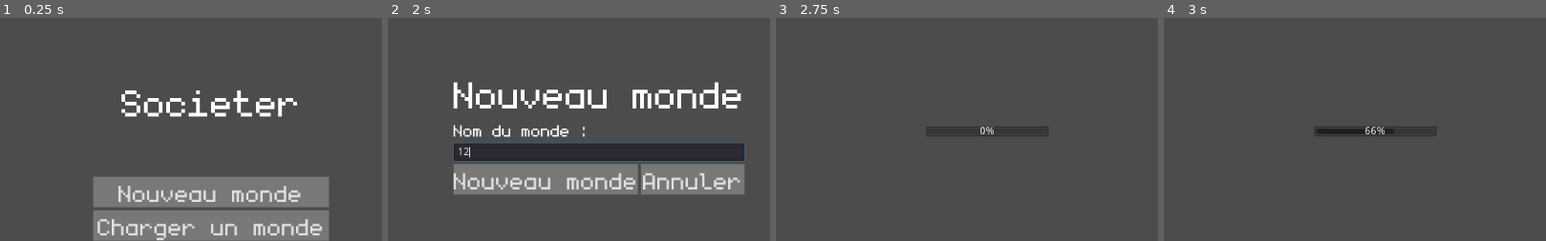
Above: before the commit, frames 1-4 (left to right).
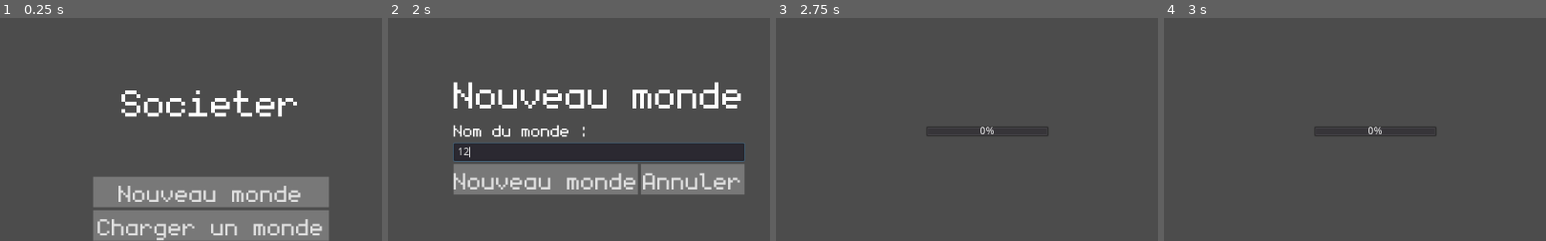
Above: after the commit, the same moments.

Repository: eriwyn/societer
Game: Godot game, scene res://menu/MainMenu.tscn
Two runs of this game, one before a commit and one after it. Both use one fixed random seed, a clock stepped at 60 frames per second and the inputs below.
Inputs (mouse positions are % of the whole screen's width and height, from its top left):
- Up to frame 1 (0.25 s): no input
- Up to frame 2 (2 s): click "Nouveau monde" at 0.5 s; click (50, 55) at 1.27 s; type "12" at 1.35 s
- Up to frame 3 (2.75 s): click "Nouveau monde" at 2 s
- Up to frame 4 (3 s): tap Enter at 2.75 s; move the mouse to (72, 45) at 2.77 s; press the mouse at (72, 45) at 2.78 s
The pictures show only the part of the screen within x 22-72%, y 25-75%; the shares and areas given below are measured in that part.

Frames 1-3 are identical in both runs. In frame 4, 0.3% of the frame differs, in the area x 40-60%, y 48-53%.
Error before the commit: Invalid call. Nonexistent function 'points_around' in base 'Nil'. (res://utils/terrain/Terrain.gd:643)

Commit message:
génération des chunks

Diff:
--- a/utils/terrain/Terrain.gd
+++ b/utils/terrain/Terrain.gd
@@ -853,5 +853,6 @@
 func get_chunk(vect):
 	var centers = []
 	for idx in _data["find_point"][int(vect[0] / 64.0) * 32 + int(vect[1] / 64.0)]:
+		# print(idx)
 		centers.append(get_center(idx))
 	return centers
--- a/utils/world_generation/WorldGeneration.gd
+++ b/utils/world_generation/WorldGeneration.gd
@@ -4,7 +4,7 @@
 
 export(int) var width = 2048
 export(int) var height = 2048
-export(int) var spacing = 40
+export(int) var spacing = 5
 export(int, 1, 9) var octaves = 5
 export(int, 1, 30) var wavelength = 8
 export(int) var border_width = 200
@@ -289,41 +289,46 @@
 
 	st.begin(Mesh.PRIMITIVE_TRIANGLES)
 	var factor = Vector3(1, 120, 1)
-	for center in Global.terrain.get_centers():
-		if not center.get_data("water"):
-			var material_id = materials[center.get_data("material")]
-			var top_uv = Vector2(0, float(material_id) / (materials.size()-1))
-			var border_uv = Vector2(1, float(material_id) / (materials.size()-1))
-
-			for edge in center.borders():
-				if edge.end_center().get_elevation() < edge.start_center().get_elevation():
-					var top = edge.start_center().get_elevation()
-					# if edge.start_center().get_data("ocean"):
-						# top = -1.0
-					var bottom = edge.end_center().get_elevation()
-					if edge.end_center().get_data("ocean"):
-						bottom = 0.0
-					st.add_uv(border_uv)
-					st.add_vertex(Vector3(edge.start_corner().point3d().x, bottom, edge.start_corner().point3d().z) * factor)
-					st.add_vertex(Vector3(edge.end_corner().point3d().x, top, edge.end_corner().point3d().z) * factor)
-					st.add_vertex(Vector3(edge.start_corner().point3d().x, top, edge.start_corner().point3d().z) * factor)
-
-					st.add_vertex(Vector3(edge.start_corner().point3d().x, bottom, edge.start_corner().point3d().z) * factor)
-					st.add_vertex(Vector3(edge.end_corner().point3d().x, bottom, edge.end_corner().point3d().z) * factor)
-					st.add_vertex(Vector3(edge.end_corner().point3d().x, top, edge.end_corner().point3d().z) * factor)
-
-			for corner_count in center.corners().size():
-				var current_corner = center.corners()[corner_count]
-				var next_corner
-				if corner_count < center.corners().size() - 1:
-					next_corner = center.corners()[corner_count+1]
-				else:
-					next_corner = center.corners()[0]
-
-				st.add_uv(Vector2(top_uv))
-				st.add_vertex(Vector3(current_corner.point2d().x, center.get_elevation(), current_corner.point2d().y) * factor)
-				st.add_vertex(Vector3(next_corner.point2d().x, center.get_elevation(), next_corner.point2d().y) * factor)
-				st.add_vertex(Vector3(center.point2d().x, center.get_elevation(), center.point2d().y) * factor)
+	# for center in Global.terrain.get_centers():
+	for i in range(1, 2048):
+		for j in range(1, 2048):
+			for center in Global.terrain.get_chunk(Vector2(i, j)):
+				# print(center.get_data("water"))
+				if not center.get_data("water"):
+					# print(center.get_data("material"))
+					var material_id = materials[center.get_data("material")]
+					var top_uv = Vector2(0, float(material_id) / (materials.size()-1))
+					var border_uv = Vector2(1, float(material_id) / (materials.size()-1))
+
+					for edge in center.borders():
+						if edge.end_center().get_elevation() < edge.start_center().get_elevation():
+							var top = edge.start_center().get_elevation()
+							# if edge.start_center().get_data("ocean"):
+								# top = -1.0
+							var bottom = edge.end_center().get_elevation()
+							if edge.end_center().get_data("ocean"):
+								bottom = 0.0
+							st.add_uv(border_uv)
+							st.add_vertex(Vector3(edge.start_corner().point3d().x, bottom, edge.start_corner().point3d().z) * factor)
+							st.add_vertex(Vector3(edge.end_corner().point3d().x, top, edge.end_corner().point3d().z) * factor)
+							st.add_vertex(Vector3(edge.start_corner().point3d().x, top, edge.start_corner().point3d().z) * factor)
+
+							st.add_vertex(Vector3(edge.start_corner().point3d().x, bottom, edge.start_corner().point3d().z) * factor)
+							st.add_vertex(Vector3(edge.end_corner().point3d().x, bottom, edge.end_corner().point3d().z) * factor)
+							st.add_vertex(Vector3(edge.end_corner().point3d().x, top, edge.end_corner().point3d().z) * factor)
+
+					for corner_count in center.corners().size():
+						var current_corner = center.corners()[corner_count]
+						var next_corner
+						if corner_count < center.corners().size() - 1:
+							next_corner = center.corners()[corner_count+1]
+						else:
+							next_corner = center.corners()[0]
+
+						st.add_uv(Vector2(top_uv))
+						st.add_vertex(Vector3(current_corner.point2d().x, center.get_elevation(), current_corner.point2d().y) * factor)
+						st.add_vertex(Vector3(next_corner.point2d().x, center.get_elevation(), next_corner.point2d().y) * factor)
+						st.add_vertex(Vector3(center.point2d().x, center.get_elevation(), center.point2d().y) * factor)
 		Global.loading.increment_step()
 
 	st.generate_normals()
--- a/world/World3d.gd
+++ b/world/World3d.gd
@@ -1,8 +1,8 @@
 extends Spatial
 
 var rng = RandomNumberGenerator.new()
-var chunk_size = 16
-var chunk_amount = 16
+var chunk_size = 32
+var chunk_amount = 4
 var chunks = {}
 var unready_chunks = {}
 var thread
@@ -47,9 +47,12 @@
 	var x = array[1]
 	var z = array[2]
 
+	# print(x)
+	# print(z)
+
 	var chunk = Chunk.new(x * chunk_size, z * chunk_size)
 
-	chunk.translation = Vector3(x * chunk_size, 0, z * chunk_size)
+	# chunk.translation = Vector3(x * chunk_size, 0, z * chunk_size)
 
 	call_deferred("load_done", chunk, thread)
 
@@ -74,9 +77,9 @@
 
 func update_chunks():
 	var camera_translation = $CamBase/Camera.translation
-#	print(camera_translation)
+	# print(camera_translation)
 	var c_x = int(camera_translation.x) / chunk_size
-	var c_z = int(camera_translation.z) / chunk_size
+	var c_z = int(camera_translation.y) / chunk_size * -1
 
 	for x in range(c_x - chunk_amount * 0.5, c_x + chunk_amount * 0.53):
 		for z in range(c_z - chunk_amount * 0.5, c_z + chunk_amount * 0.53):
--- a/world/chunk.gd
+++ b/world/chunk.gd
@@ -5,6 +5,7 @@
 var should_remove = true
 var x
 var z
+var empty = true
 
 func _init(x, z):
 	self.x = x
@@ -12,7 +13,7 @@
 
 func _ready():
 	generate_chunk()
-
+	pass
 func generate_chunk():
 	var file = File.new()
 	file.open("res://world/materials/materials.json", File.READ)
@@ -22,8 +23,13 @@
 
 	st.begin(Mesh.PRIMITIVE_TRIANGLES)
 	var factor = Vector3(1, 120, 1)
+	# print(x)
+	# print(z)
 	for center in Global.terrain.get_chunk(Vector2(x, z)):
+		# print(center.get_data("water"))
 		if not center.get_data("water"):
+			empty = false
+			# print(center.get_data("material"))
 			var material_id = materials[center.get_data("material")]
 			var top_uv = Vector2(0, float(material_id) / (materials.size()-1))
 			var border_uv = Vector2(1, float(material_id) / (materials.size()-1))
@@ -59,13 +65,14 @@
 				st.add_vertex(Vector3(center.point2d().x, center.get_elevation(), center.point2d().y) * factor)
 		Global.loading.increment_step()
 
-	st.generate_normals()
-	st.index()
+	if not empty:
+		st.generate_normals()
+		st.index()
 
-	var mi = MeshInstance.new()
-	mi.mesh = st.commit()
-	var material = load("res://world/materials/world.material")
-	mi.set_surface_material(0, material)
-	mi.create_trimesh_collision()
-	mi.cast_shadow = GeometryInstance.SHADOW_CASTING_SETTING_ON
-	add_child(mi)
+		var mi = MeshInstance.new()
+		mi.mesh = st.commit()
+		var material = load("res://world/materials/world.material")
+		mi.set_surface_material(0, material)
+		mi.create_trimesh_collision()
+		mi.cast_shadow = GeometryInstance.SHADOW_CASTING_SETTING_ON
+		add_child(mi)
--- a/world/game.tscn
+++ b/world/game.tscn
@@ -176,7 +176,7 @@
 depth_threshold = 0.001
 depth_multiplier = 999.0
 zoom_sensibility = 1.436
-height = 6.596
+height = 5.0
 
 [node name="DirectionalLight" type="DirectionalLight" parent="World3d"]
 transform = Transform( 0.971628, 0.168947, -0.16552, 0, 0.699825, 0.714314, 0.236516, -0.694047, 0.67997, 0, 1.41623, 14.8745 )
